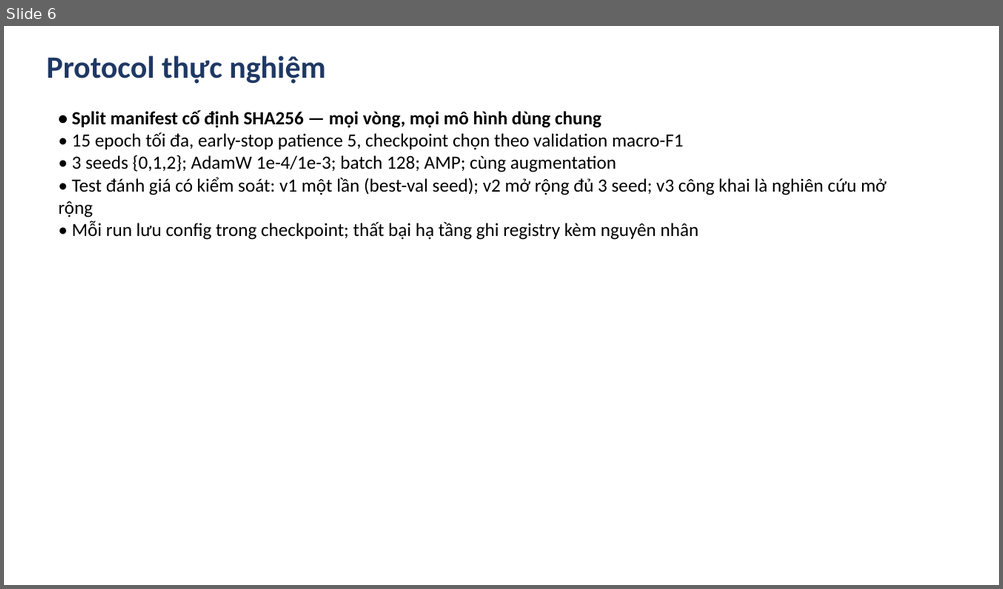
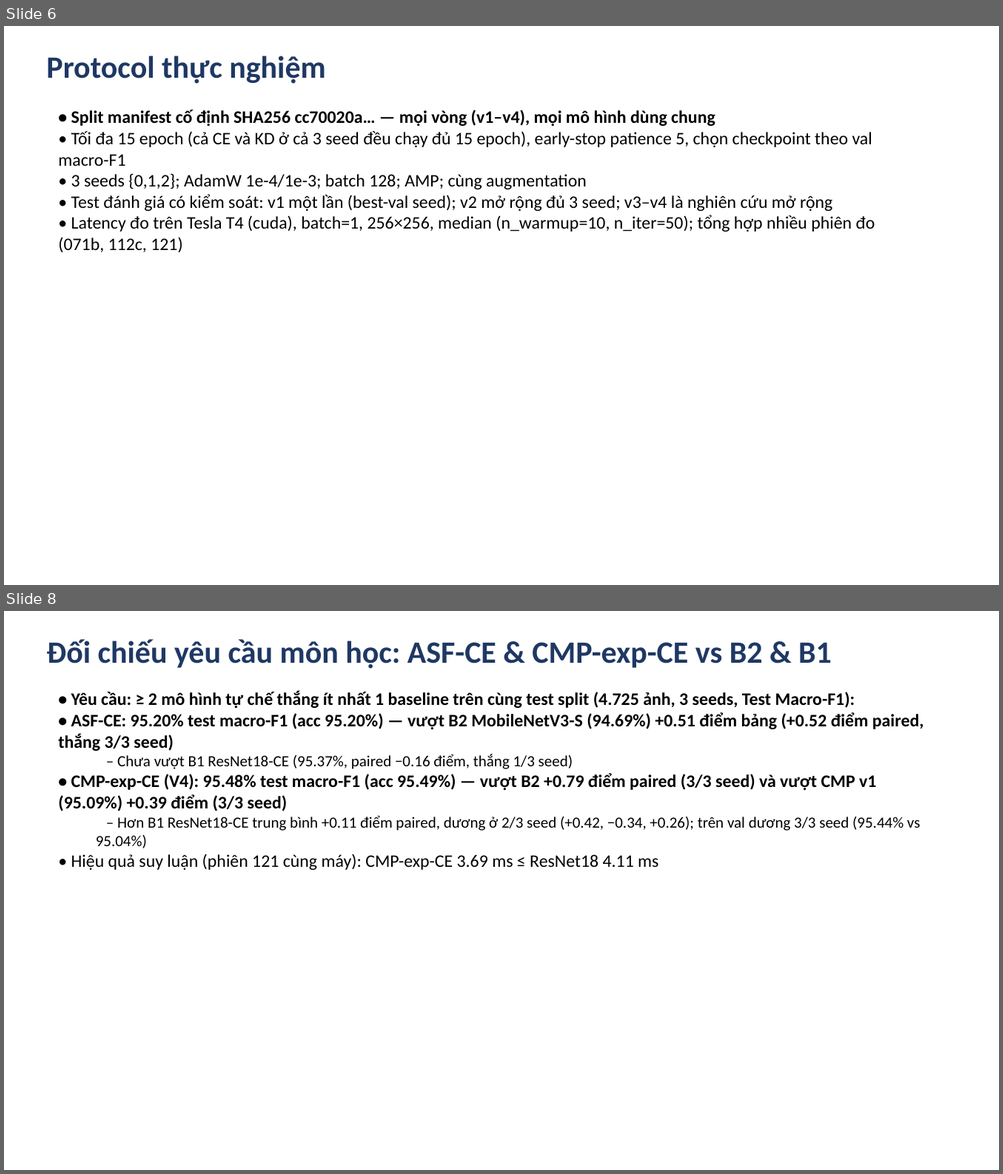
Before and after one commit to bangdang-ai-developer/kaggle-research, a slide deck: deliverables/Slides_cuoi_mon_NWPU_RESISC45.pptx. Shown one above the other, each under a label of ours: slide 6 before the commit, slides 6 and 8 after it; the slides between them are not shown. The pictures are 1003x589 and 1003x1174 pixels, drawn with LibreOffice and Linux fonts; fonts in the diff are those of the drawing. Boxes give left, top, right and bottom in pixels: in the first picture for what was removed or moved away, otherwise in the second. Text is boxed around its words. In the diff, an @@ line names an element or a change of style, - is before the commit and + after.

```diff
--- a/deliverables/Slides_cuoi_mon_NWPU_RESISC45.pptx
+++ b/deliverables/Slides_cuoi_mon_NWPU_RESISC45.pptx
@@ slide 8 added at [4,611,999,1170], background #FFFFFF @@
@@ text added at [46,639,831,669], 30 pt, text #1F3864, bold @@
+Đối chiếu yêu cầu môn học: ASF-CE & CMP-exp-CE vs B2 & B1
@@ text added at [58,690,923,870], 17 pt, text #000000, bold @@
+• Yêu cầu: ≥ 2 mô hình tự chế thắng ít nhất 1 baseline trên cùng test split (4.725 ảnh, 3 seeds, Test Macro-F1):
+• ASF-CE: 95.20% test macro-F1 (acc 95.20%) — vượt B2 MobileNetV3-S (94.69%) +0.51 điểm bảng (+0.52 điểm paired, thắng 3/3 seed)
+  – Chưa vượt B1 ResNet18-CE (95.37%, paired −0.16 điểm, thắng 1/3 seed)
+• CMP-exp-CE (V4): 95.48% test macro-F1 (acc 95.49%) — vượt B2 +0.79 điểm paired (3/3 seed) và vượt CMP v1 (95.09%) +0.39 điểm (3/3 seed)
+  – Hơn B1 ResNet18-CE trung bình +0.11 điểm paired, dương ở 2/3 seed (+0.42, −0.34, +0.26); trên val dương 3/3 seed (95.44% vs 95.04%)
+• Hiệu quả suy luận (phiên 121 cùng máy): CMP-exp-CE 3.69 ms ≤ ResNet18 4.11 ms
@@ slide 6 changed as well @@
@@ text at [58,110,872,166]: text changed; size 18 to 17 pt @@
-• Split manifest cố định SHA256 — mọi vòng, mọi mô hình dùng chung
-• 15 epoch tối đa, early-stop patience 5, checkpoint chọn theo validation macro-F1
+• Split manifest cố định SHA256 cc70020a… — mọi vòng (v1–v4), mọi mô hình dùng chung
+• Tối đa 15 epoch (cả CE và KD ở cả 3 seed đều chạy đủ 15 epoch), early-stop patience 5, chọn checkpoint theo val macro-F1
@@ text at [71,173,586,190]: size 18 to 17 pt in "• 3 seeds {0,1,2}; AdamW 1e-4/1e-3; batch ..." @@
@@ text at [58,194,875,252]: text changed; size 18 to 17 pt @@
-• Test đánh giá có kiểm soát: v1 một lần (best-val seed); v2 mở rộng đủ 3 seed; v3 công khai là nghiên cứu mở rộng
-• Mỗi run lưu config trong checkpoint; thất bại hạ tầng ghi registry kèm nguyên nhân
+• Test đánh giá có kiểm soát: v1 một lần (best-val seed); v2 mở rộng đủ 3 seed; v3–v4 là nghiên cứu mở rộng
+• Latency đo trên Tesla T4 (cuda), batch=1, 256×256, median (n_warmup=10, n_iter=50); tổng hợp nhiều phiên đo (071b, 112c, 121)
```
Also in this commit, not shown: 12 other slides changed, 5 other slides added, 7 slides removed, 24 other files.
